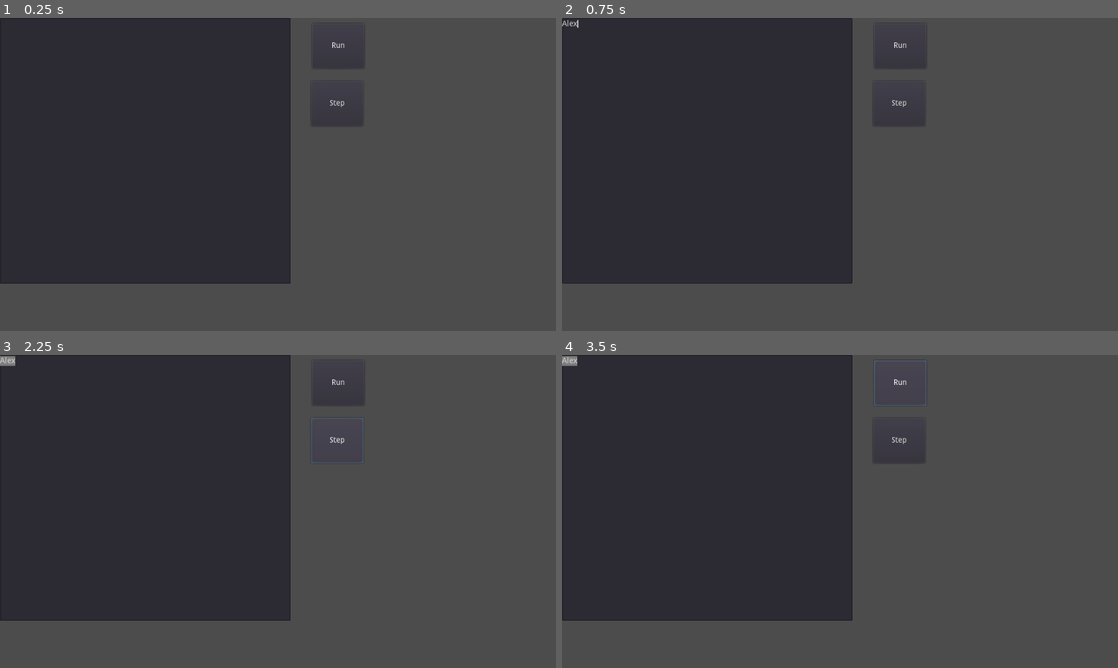
Above: before the commit, frames 1-4 (two rows, left to right).
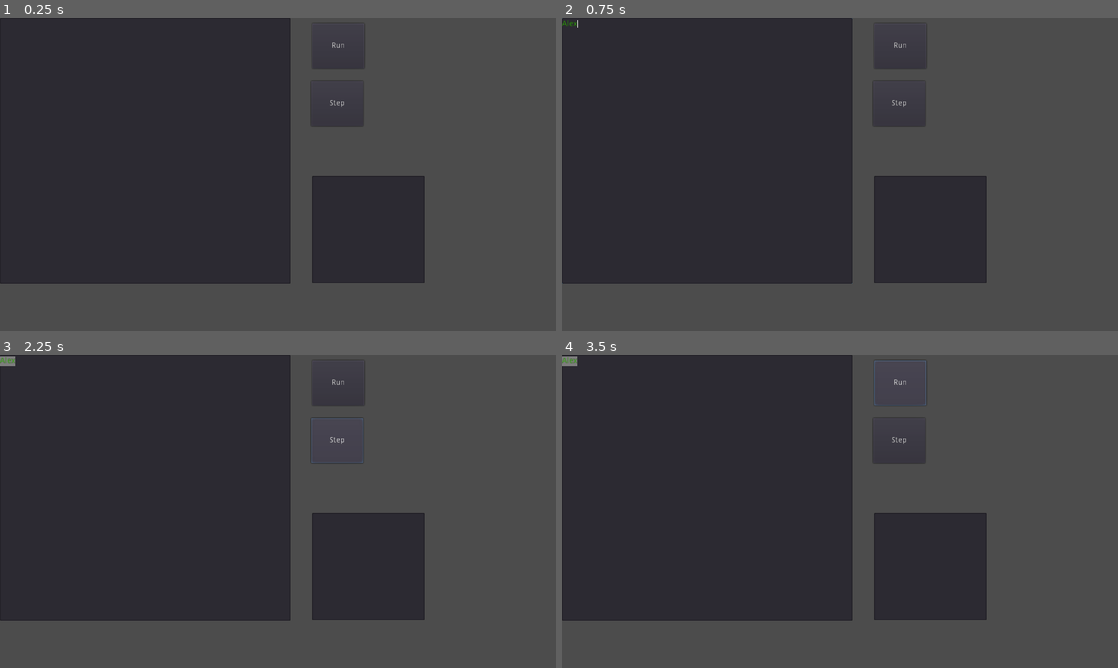
Above: after the commit, the same moments.

Repository: dulsi/LearningBasic
Game: Godot game, scene res://basic.tscn
Two runs of this game, one before a commit and one after it. Both use one fixed random seed, a clock stepped at 60 frames per second and the inputs below.
Inputs (mouse positions are in pixels of both pictures, inside the frame that each line leads up to):
- Up to frame 1 (0.25 s): no input
- Up to frame 2 (0.75 s): click (706, 149) at 0.52 s; type "Alex" at 0.6 s
- Up to frame 3 (2.25 s): click "Run" at 1.25 s; click "Step" at 2 s
- Up to frame 4 (3.5 s): click "Run" at 2.75 s

The runs differ from the first frame. In frame 1, 7.0% of the frame differs, in the area x 56-77%, y 7-85%; in frame 2, 7.0%; in frame 3, 7.1%, in the area x 0-77%, y 0-85%; in frame 4, 7.0%.

Commit message:
Start adding output window.

Diff:
--- a/basic.gd
+++ b/basic.gd
@@ -73,7 +73,7 @@
 
 # Called when the node enters the scene tree for the first time.
 func _ready():
-	focus_mode = FOCUS_CLICK
+	pass
 
 # Called every frame. 'delta' is the elapsed time since the previous frame.
 #func _process(delta):
--- a/basic.tscn
+++ b/basic.tscn
@@ -7,6 +7,8 @@
 [node name="TextEdit" type="TextEdit" parent="."]
 margin_right = 535.0
 margin_bottom = 489.0
+focus_mode = 1
+custom_colors/font_color = Color( 0.176471, 0.694118, 0, 1 )
 script = ExtResource( 1 )
 __meta__ = {
 "_edit_use_anchors_": false
@@ -32,6 +34,15 @@
 "_edit_use_anchors_": false
 }
 
+[node name="OutputScreen" type="TextEdit" parent="."]
+margin_left = 575.0
+margin_top = 291.0
+margin_right = 782.0
+margin_bottom = 488.0
+custom_colors/font_color = Color( 0.176471, 0.694118, 0, 1 )
+__meta__ = {
+"_edit_use_anchors_": false
+}
+
 [connection signal="text_changed" from="TextEdit" to="TextEdit" method="_on_TextEdit_text_changed"]
-[connection signal="pressed" from="Button" to="TextEdit" method="_on_Button_pressed"]
 [connection signal="pressed" from="Button2" to="TextEdit" method="_on_Button2_pressed"]
--- a/project.godot
+++ b/project.godot
@@ -17,6 +17,8 @@
 [display]
 
 window/size/height=576
+window/stretch/mode="2d"
+window/stretch/aspect="keep"
 
 [physics]
 
